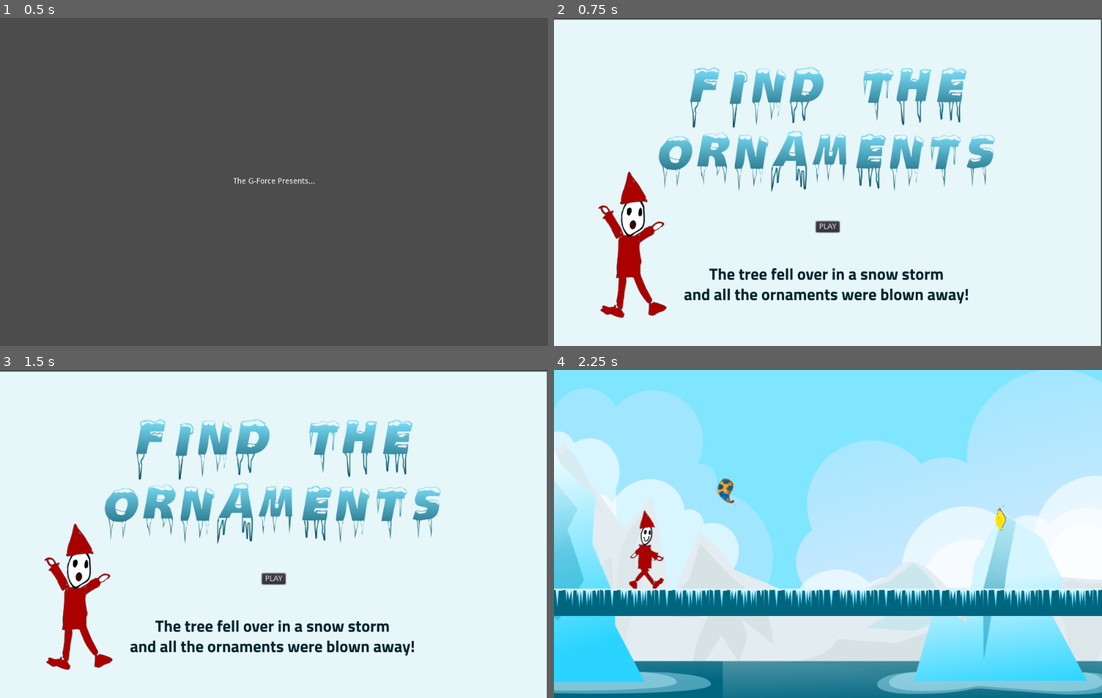
Above: before the commit, frames 1-4 (two rows, left to right).
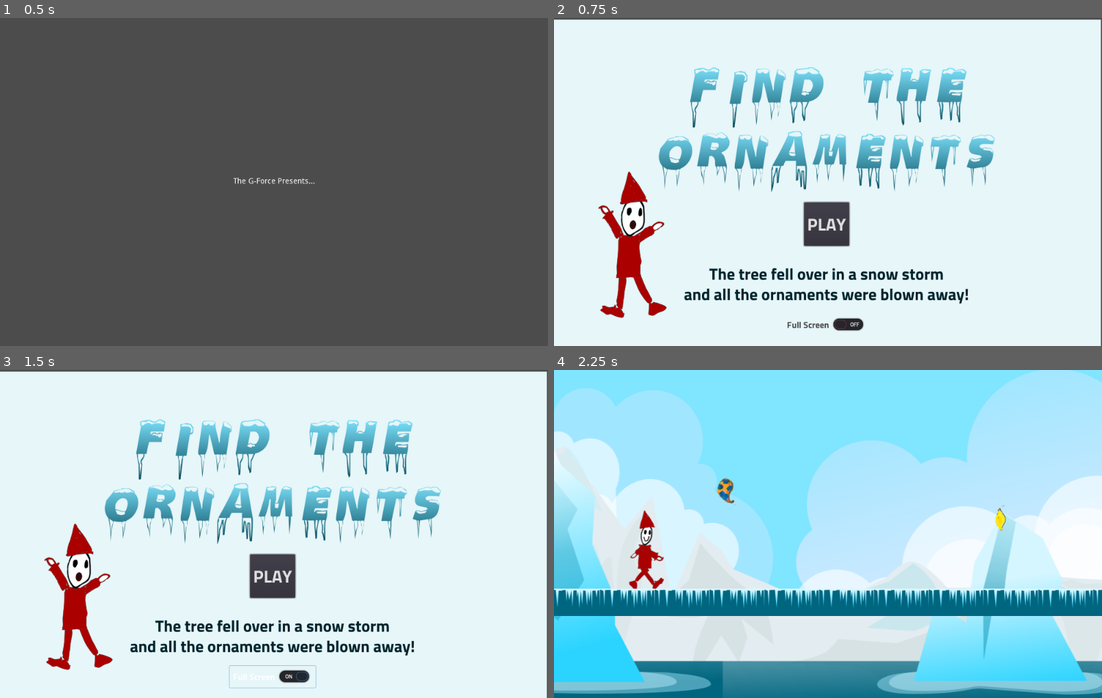
Above: after the commit, the same moments.

Repository: the-g-force/FamJam-December2020
Game: Godot game, scene res://src/SplashScreen.tscn
The game is run twice, just before and just after one commit, with the same random seed, the same clock (stepped at 60 frames per second) and the same inputs. Sound files missing from this copy of the repository are replaced by a short silence.
Inputs (mouse positions are in pixels of both pictures, inside the frame that each line leads up to):
- Up to frame 1 (0.5 s): no input
- Up to frame 2 (0.75 s): tap Enter at 0.5 s; move the mouse to (948, 165) at 0.52 s; click (948, 165) at 0.67 s
- Up to frame 3 (1.5 s): tap Space (jump) at 0.77 s; click (274, 678) at 1.25 s, where only the run after the commit has a clickable "Full Screen"
- Up to frame 4 (2.25 s): click "PLAY" at 2 s

Frame 1 is identical in both runs. In frame 2, 1.4% of the frame differs, in the area x 42-57%, y 55-96%; in frame 3, 1.4%; in frame 4, nothing differs.

Commit message:
Add fullscreen toggle

Diff:
--- a/project/project.godot
+++ b/project/project.godot
@@ -32,6 +32,8 @@
 [display]
 
 window/size/width=1000
+window/stretch/mode="viewport"
+window/stretch/aspect="keep"
 
 [input]
 
--- a/project/src/MenuScreen.gd
+++ b/project/src/MenuScreen.gd
@@ -1,8 +1,16 @@
 extends Control
+
+onready var _full_screen_toggle := $mainscreen/FullScreenToggle
 
 func _ready():
 	Jukebox.play_just_bells()
+	_full_screen_toggle.pressed = OS.window_fullscreen
+
 
 # warning-ignore:return_value_discarded
 func _on_PlayButton_pressed():
 	get_tree().change_scene("res://src/TestLevel.tscn")
+
+
+func _on_FullScreenToggle_pressed():
+	OS.window_fullscreen = not OS.window_fullscreen
--- a/project/src/MenuScreen.tscn
+++ b/project/src/MenuScreen.tscn
@@ -1,7 +1,17 @@
-[gd_scene load_steps=3 format=2]
+[gd_scene load_steps=6 format=2]
 
 [ext_resource path="res://src/MenuScreen.gd" type="Script" id=1]
 [ext_resource path="res://assets/mainscreen.png" type="Texture" id=2]
+[ext_resource path="res://assets/fonts/TitilliumWeb-Bold.ttf" type="DynamicFontData" id=3]
+
+[sub_resource type="DynamicFont" id=1]
+size = 32
+extra_spacing_top = 12
+extra_spacing_bottom = 12
+font_data = ExtResource( 3 )
+
+[sub_resource type="DynamicFont" id=2]
+font_data = ExtResource( 3 )
 
 [node name="MenuScreen" type="Control"]
 anchor_left = 0.5
@@ -24,15 +34,32 @@
 
 [node name="PlayButton" type="Button" parent="mainscreen"]
 anchor_left = 0.5
-anchor_top = 1.0
 anchor_right = 0.5
-anchor_bottom = 1.0
-margin_left = -519.5
-margin_top = -531.262
-margin_right = -476.5
-margin_bottom = -511.262
+margin_left = -541.5
+margin_top = 34.4937
+margin_right = -458.5
+margin_bottom = 114.494
+custom_fonts/font = SubResource( 1 )
 text = "PLAY"
 __meta__ = {
 "_edit_use_anchors_": false
 }
+
+[node name="FullScreenToggle" type="CheckButton" parent="mainscreen"]
+anchor_left = 0.5
+anchor_top = 0.5
+anchor_right = 0.5
+anchor_bottom = 0.5
+margin_left = -578.5
+margin_top = -61.8337
+margin_right = -421.5
+margin_bottom = -21.8337
+custom_fonts/font = SubResource( 2 )
+custom_colors/font_color = Color( 0.282353, 0.282353, 0.282353, 1 )
+custom_colors/font_color_hover = Color( 0.282353, 0.282353, 0.282353, 1 )
+text = "Full Screen"
+__meta__ = {
+"_edit_use_anchors_": false
+}
 [connection signal="pressed" from="mainscreen/PlayButton" to="." method="_on_PlayButton_pressed"]
+[connection signal="pressed" from="mainscreen/FullScreenToggle" to="." method="_on_FullScreenToggle_pressed"]
